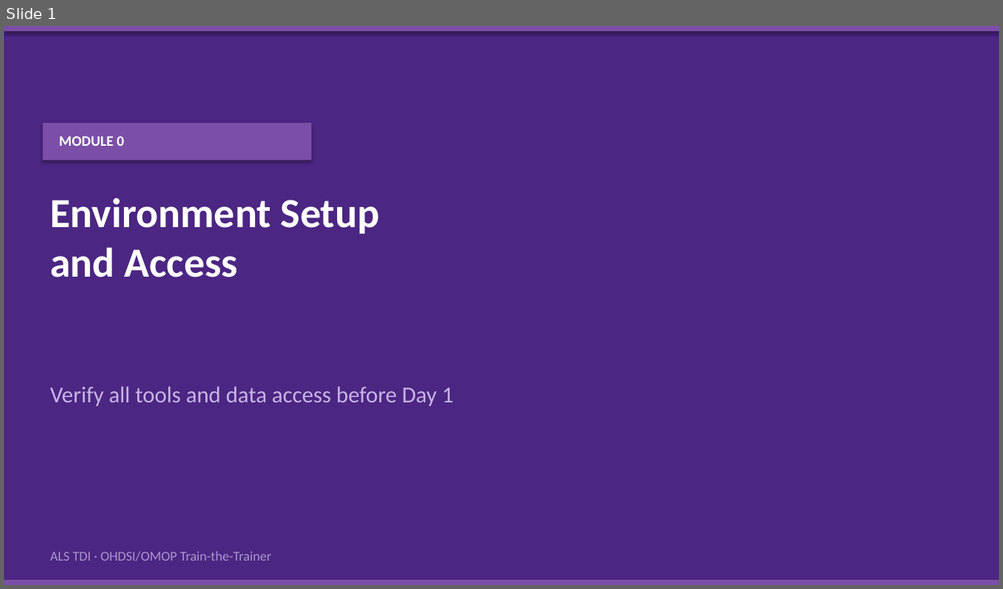
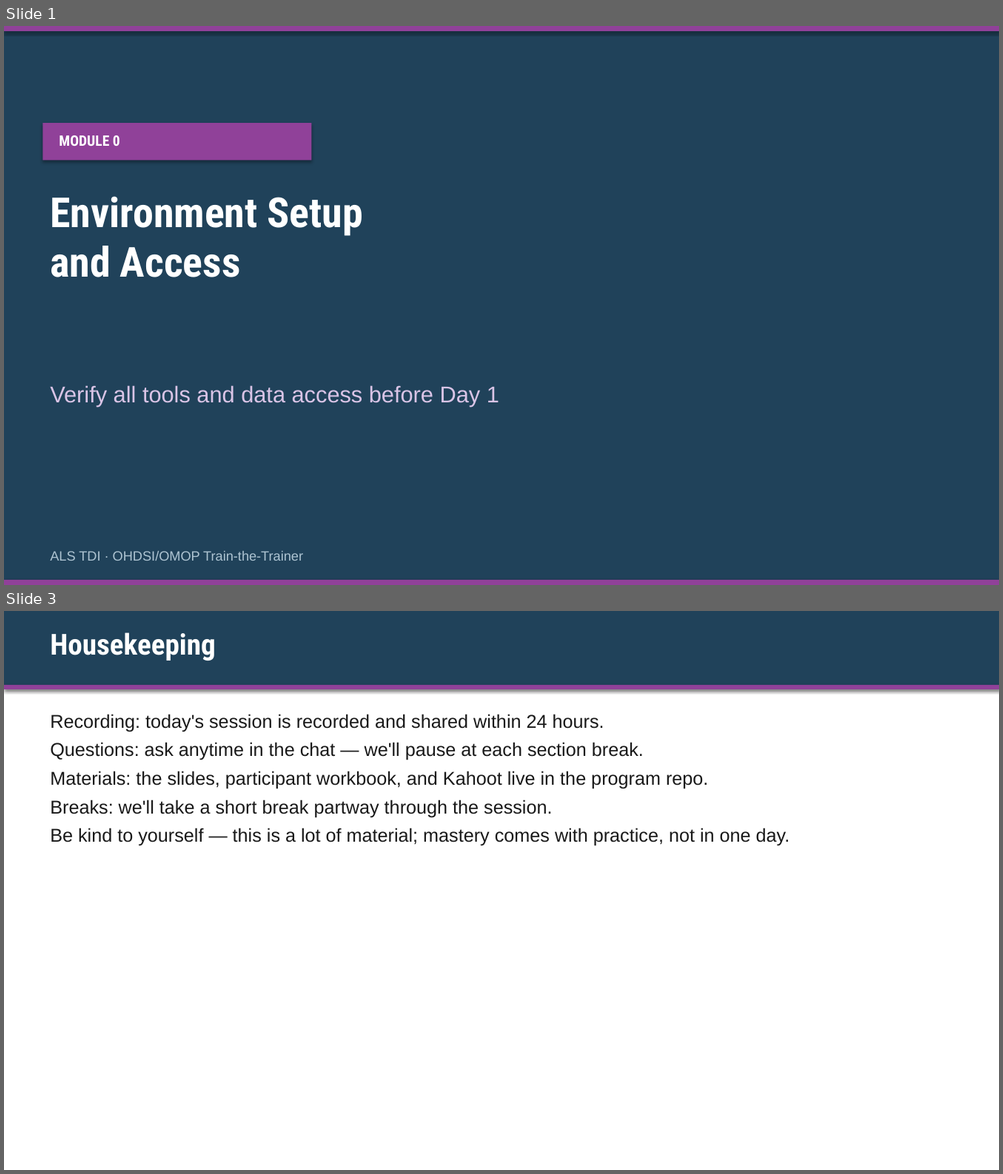
Before and after one commit to ALSTDI/ALS-RWE, a slide deck: docs/free-rwe-resources/train-the-trainer/training/day-00-environment/kit/Instructor-Deck-with-Notes.pptx. Shown one above the other, each under a label of ours: slide 1 before the commit, slides 1 and 3 after it; the slides between them are not shown. The pictures are 1003x589 and 1003x1174 pixels, drawn with LibreOffice and Linux fonts; fonts in the diff are those of the drawing. Boxes give left, top, right and bottom in pixels: in the first picture for what was removed or moved away, otherwise in the second. Text is boxed around its words. In the diff, an @@ line names an element or a change of style, - is before the commit and + after.

```diff
--- a/docs/free-rwe-resources/train-the-trainer/training/day-00-environment/kit/Instructor-Deck-with-Notes.pptx
+++ b/docs/free-rwe-resources/train-the-trainer/training/day-00-environment/kit/Instructor-Deck-with-Notes.pptx
@@ slide 3 added at (x1=4, y1=611, x2=999, y2=1170), background #FFFFFF @@
@@ rectangle added at (x1=4, y1=611, x2=999, y2=689), fill #20425A @@
@@ text added at (x1=50, y1=632, x2=216, y2=661), 28 pt, text #FFFFFF, bold @@
+Housekeeping
@@ rectangle added at (x1=4, y1=685, x2=999, y2=689), fill #904199 @@
@@ text added at (x1=50, y1=714, x2=790, y2=846), 18 pt, text #191919 @@
+Recording: today's session is recorded and shared within 24 hours.
+Questions: ask anytime in the chat — we'll pause at each section break.
+Materials: the slides, participant workbook, and Kahoot live in the program repo.
+Breaks: we'll take a short break partway through the session.
+Be kind to yourself — this is a lot of material; mastery comes with practice, not in one day.
@@ slide 1 changed as well @@
@@ rectangle at (x1=4, y1=26, x2=999, y2=585): fill #4B2682 to #20425A @@
@@ fill #7B4FA8 to #904199 in 3 elements at (x1=4, y1=26, x2=999, y2=31), (x1=4, y1=580, x2=999, y2=585), (x1=42, y1=123, x2=311, y2=160) @@
@@ text "MODULE 0" at (x1=59, y1=136, x2=120, y2=146): font Calibri to Roboto Condensed @@
@@ text "Environment Setup and Access" at (x1=50, y1=196, x2=363, y2=278): font Calibri to Roboto Condensed @@
@@ text "Verify all tools and data ..." at (x1=50, y1=386, x2=499, y2=407): font Calibri to Arial, text colour #C8B4E6 to #D9C4E6 @@
@@ text "ALS TDI · OHDSI/OMOP Train-the-Trainer" at (x1=50, y1=551, x2=303, y2=561): font Calibri to Arial, text colour #AA96CD to #AEC4D2 @@
```
Also in this commit, not shown: 13 other slides changed, 5 other slides added, 11 other files.
